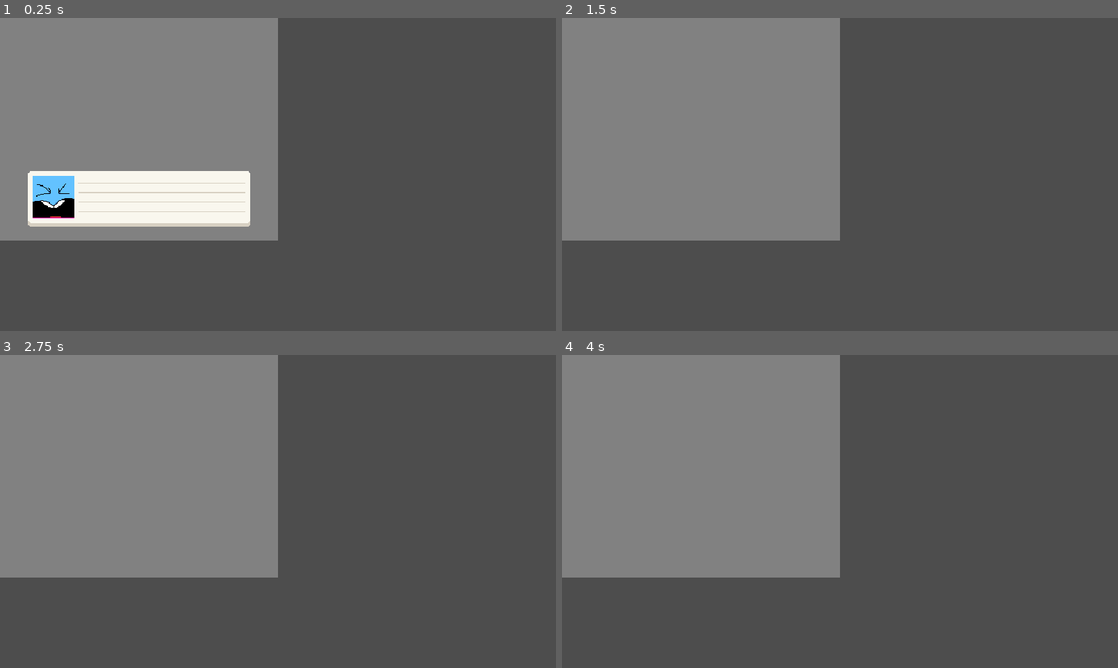
Above: before the commit, frames 1-4 (two rows, left to right).
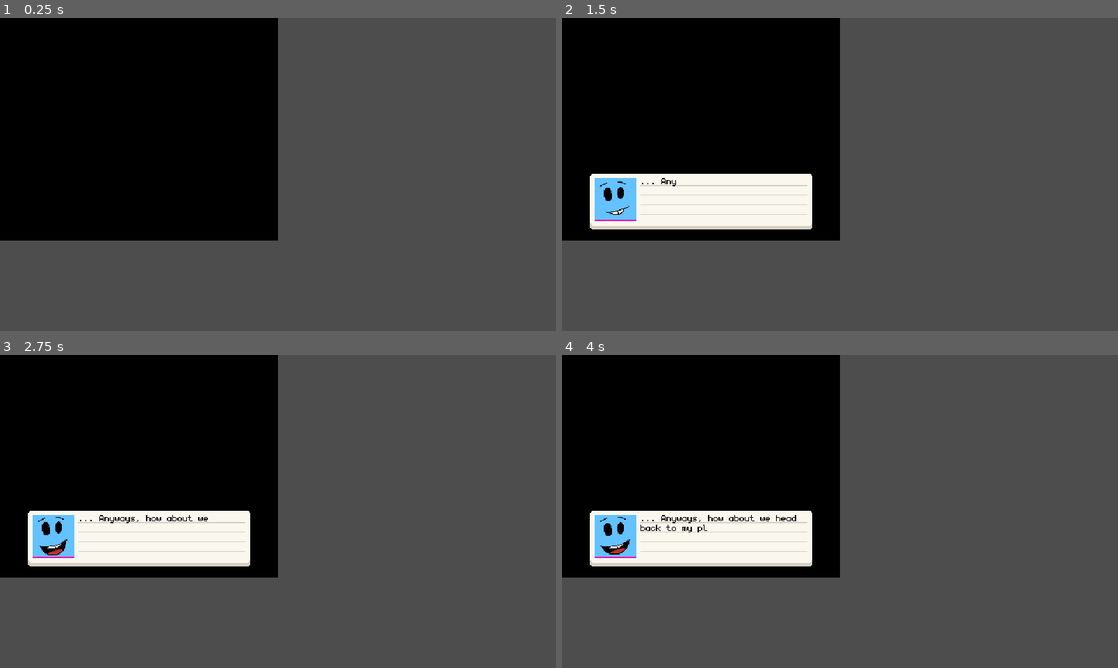
Above: after the commit, the same moments.

Repository: Sciman101/Chatty
Game: Godot game, scene res://scene/chatty_player.tscn
The game is run twice, just before and just after one commit, with the same random seed, the same clock (stepped at 60 frames per second) and the same inputs.
Inputs (mouse positions are in pixels of both pictures, inside the frame that each line leads up to):
- Up to frame 1 (0.25 s): no input
- Up to frame 2 (1.5 s): move the mouse to (962, 158) at 0.52 s; press the mouse at (962, 158) at 0.53 s; move the mouse to (728, 190) at 1.27 s; release the mouse at (728, 190) at 1.28 s; click (728, 190) at 1.35 s
- Up to frame 3 (2.75 s): tap Enter at 2 s; move the mouse to (333, 442) at 2.02 s; press the mouse at (333, 442) at 2.03 s
- Up to frame 4 (4 s): tap Space at 2.75 s; move the mouse to (812, 574) at 2.77 s; release the mouse at (812, 574) at 2.78 s; click (812, 574) at 2.85 s; tap Enter at 3.5 s; move the mouse to (1006, 558) at 3.52 s; press the mouse at (1006, 558) at 3.53 s

The runs differ from the first frame. In frame 1, 35% of the frame differs, in the area x 0-50%, y 0-72%; in frame 2, 36%; in frame 3, 36%; in frame 4, 36%.
Error after the commit: Invalid assignment of property or key 'playback_speed' with value of type 'float' on a base object of type 'AnimationPlayer'. (res://scripts/chatty/background_…

Commit message:
added bg control

Diff:
--- a/project.godot
+++ b/project.godot
@@ -27,7 +27,7 @@
 
 [autoload]
 
-SpeakerLoader="*res://scripts/chatty/speaker_loader.gd"
+AssetHandler="*res://scripts/chatty/asset_handler.gd"
 ChattyParser="*res://scripts/chatty/chatty_parser.gd"
 
 [display]
--- a/scene/chatty_player.tscn
+++ b/scene/chatty_player.tscn
@@ -1,7 +1,142 @@
-[gd_scene load_steps=3 format=3 uid="uid://delotll1ag66s"]
-
+[gd_scene load_steps=12 format=3 uid="uid://delotll1ag66s"]
+
+[ext_resource type="Texture2D" uid="uid://g2u6a184qv08" path="res://graphics/backgrounds/white.png" id="1_al3ex"]
 [ext_resource type="PackedScene" uid="uid://6mmv842l2nqv" path="res://scene/speech_bubble.tscn" id="1_gg5w2"]
-[ext_resource type="Script" path="res://scripts/chatty/chatty_player.gd" id="1_s8fyu"]
+[ext_resource type="Script" path="res://scripts/chatty/background_handler.gd" id="1_h6rm1"]
+[ext_resource type="Script" path="res://scripts/chatty/chatty_player.gd" id="1_vdit5"]
+[ext_resource type="Texture2D" uid="uid://cwvngy6xb4dub" path="res://graphics/backgrounds/black.png" id="4_8r503"]
+
+[sub_resource type="Animation" id="Animation_povfc"]
+resource_name = "fade"
+tracks/0/type = "value"
+tracks/0/imported = false
+tracks/0/enabled = true
+tracks/0/path = NodePath("TempBg:modulate:a")
+tracks/0/interp = 1
+tracks/0/loop_wrap = true
+tracks/0/keys = {
+"times": PackedFloat32Array(0, 1),
+"transitions": PackedFloat32Array(1, 1),
+"update": 0,
+"values": [1.0, 0.0]
+}
+
+[sub_resource type="Animation" id="Animation_3rh1o"]
+resource_name = "slide_right"
+tracks/0/type = "value"
+tracks/0/imported = false
+tracks/0/enabled = true
+tracks/0/path = NodePath("CurrentBg:position")
+tracks/0/interp = 1
+tracks/0/loop_wrap = true
+tracks/0/keys = {
+"times": PackedFloat32Array(0, 1),
+"transitions": PackedFloat32Array(1, 1),
+"update": 0,
+"values": [Vector2(-320, 0), Vector2(0, 0)]
+}
+tracks/1/type = "value"
+tracks/1/imported = false
+tracks/1/enabled = true
+tracks/1/path = NodePath("TempBg:position")
+tracks/1/interp = 1
+tracks/1/loop_wrap = true
+tracks/1/keys = {
+"times": PackedFloat32Array(0, 1),
+"transitions": PackedFloat32Array(1, 1),
+"update": 0,
+"values": [Vector2(0, 0), Vector2(320, 0)]
+}
+
+[sub_resource type="Animation" id="Animation_ho7wf"]
+resource_name = "slide_left"
+tracks/0/type = "value"
+tracks/0/imported = false
+tracks/0/enabled = true
+tracks/0/path = NodePath("CurrentBg:position")
+tracks/0/interp = 1
+tracks/0/loop_wrap = true
+tracks/0/keys = {
+"times": PackedFloat32Array(0, 1),
+"transitions": PackedFloat32Array(1, 1),
+"update": 0,
+"values": [Vector2(320, 0), Vector2(0, 0)]
+}
+tracks/1/type = "value"
+tracks/1/imported = false
+tracks/1/enabled = true
+tracks/1/path = NodePath("TempBg:position")
+tracks/1/interp = 1
+tracks/1/loop_wrap = true
+tracks/1/keys = {
+"times": PackedFloat32Array(0, 1),
+"transitions": PackedFloat32Array(1, 1),
+"update": 0,
+"values": [Vector2(0, 0), Vector2(-320, 0)]
+}
+
+[sub_resource type="Animation" id="Animation_o1eex"]
+resource_name = "slide_up"
+tracks/0/type = "value"
+tracks/0/imported = false
+tracks/0/enabled = true
+tracks/0/path = NodePath("CurrentBg:position")
+tracks/0/interp = 1
+tracks/0/loop_wrap = true
+tracks/0/keys = {
+"times": PackedFloat32Array(0, 1),
+"transitions": PackedFloat32Array(1, 1),
+"update": 0,
+"values": [Vector2(0, 256), Vector2(0, 0)]
+}
+tracks/1/type = "value"
+tracks/1/imported = false
+tracks/1/enabled = true
+tracks/1/path = NodePath("TempBg:position")
+tracks/1/interp = 1
+tracks/1/loop_wrap = true
+tracks/1/keys = {
+"times": PackedFloat32Array(0, 1),
+"transitions": PackedFloat32Array(1, 1),
+"update": 0,
+"values": [Vector2(0, 0), Vector2(0, -256)]
+}
+
+[sub_resource type="Animation" id="Animation_mgmlb"]
+resource_name = "slide_down"
+tracks/0/type = "value"
+tracks/0/imported = false
+tracks/0/enabled = true
+tracks/0/path = NodePath("CurrentBg:position")
+tracks/0/interp = 1
+tracks/0/loop_wrap = true
+tracks/0/keys = {
+"times": PackedFloat32Array(0, 1),
+"transitions": PackedFloat32Array(1, 1),
+"update": 0,
+"values": [Vector2(0, 256), Vector2(0, 0)]
+}
+tracks/1/type = "value"
+tracks/1/imported = false
+tracks/1/enabled = true
+tracks/1/path = NodePath("TempBg:position")
+tracks/1/interp = 1
+tracks/1/loop_wrap = true
+tracks/1/keys = {
+"times": PackedFloat32Array(0, 1),
+"transitions": PackedFloat32Array(1, 1),
+"update": 0,
+"values": [Vector2(0, 0), Vector2(0, -256)]
+}
+
+[sub_resource type="AnimationLibrary" id="AnimationLibrary_6r0u6"]
+_data = {
+"fade": SubResource("Animation_povfc"),
+"slide_down": SubResource("Animation_mgmlb"),
+"slide_left": SubResource("Animation_ho7wf"),
+"slide_right": SubResource("Animation_3rh1o"),
+"slide_up": SubResource("Animation_o1eex")
+}
 
 [node name="ChattyPlayer" type="Control"]
 clip_contents = true
@@ -9,19 +144,63 @@
 anchors_preset = 0
 offset_right = 320.0
 offset_bottom = 256.0
-script = ExtResource("1_s8fyu")
-script_text = "#label1
-jnfr [t=0.1, nopause]: Am I annoying you yet???
->goto label1"
-
-[node name="Fill" type="ColorRect" parent="."]
+script = ExtResource("1_vdit5")
+script_text = ">bg black
+>wait 0.5
+>bg windowsxp fade 0.5
+jnfr: ... Anyways, how about we head back to my place?
+ru_b: Sure! I've been curious what your apartment is like.
+>disappear
+>bg den slide_right 0.75
+ru_b: ......
+jnfr, smug: Welcome to my [wave]Epic Gamer Den[/wave]
+ru_b [t=2]: ......
+jnfr, smug:  At a loss for words?
+ru_b: JNFR this is.... [shake]horrible.
+jnfr, angry: Oh, come on, it's not THAT bad.
+ru_b: You don't EAT. Why is there [shake]FOOD[/shake] in here????
+jnfr: I tried doing doordash for a bit.
+>bg dencup
+ru_b: Wh- were you DRINKING from this?
+ru_b: The inside is... sticky???
+jnfr, angry: Drin- Ru-b. I'm a robot, of course I wasn't drinking from that.
+jnfr: I was using it to hold coolant!
+ru_b: WHY IS YOUR COOLANT STICKY."
+
+[node name="Background" type="Control" parent="."]
 layout_mode = 1
 anchors_preset = 15
 anchor_right = 1.0
 anchor_bottom = 1.0
 grow_horizontal = 2
 grow_vertical = 2
-color = Color(0.505882, 0.505882, 0.505882, 1)
+script = ExtResource("1_h6rm1")
+
+[node name="BackroundAnimations" type="AnimationPlayer" parent="Background"]
+libraries = {
+"": SubResource("AnimationLibrary_6r0u6")
+}
+
+[node name="CurrentBg" type="TextureRect" parent="Background"]
+layout_mode = 1
+anchors_preset = 15
+anchor_right = 1.0
+anchor_bottom = 1.0
+offset_top = 256.0
+offset_bottom = 256.0
+grow_horizontal = 2
+grow_vertical = 2
+texture = ExtResource("1_al3ex")
+
+[node name="TempBg" type="TextureRect" parent="Background"]
+visible = false
+layout_mode = 1
+anchors_preset = 15
+anchor_right = 1.0
+anchor_bottom = 1.0
+grow_horizontal = 2
+grow_vertical = 2
+texture = ExtResource("4_8r503")
 
 [node name="SpeechBubble" parent="." instance=ExtResource("1_gg5w2")]
 position = Vector2(160, 210)
--- /dev/null
+++ b/scripts/chatty/asset_handler.gd
@@ -0,0 +1,15 @@
+extends Node
+
+var speakers = {
+	jnfr = preload("res://speakers/speaker_jnfr.tres"),
+	ru_b = preload("res://speakers/speaker_ru_b.tres"),
+	iekika = preload("res://speakers/speaker_iekika.tres"),
+}
+
+var backgrounds = {
+	white = preload("res://graphics/backgrounds/white.png"),
+	black = preload("res://graphics/backgrounds/black.png"),
+	windowsxp = preload("res://graphics/backgrounds/windowsxp.png"),
+	den = preload("res://graphics/backgrounds/gamer_den.png"),
+	dencup = preload("res://graphics/backgrounds/gamer_den_cup.png"),
+}
--- /dev/null
+++ b/scripts/chatty/background_handler.gd
@@ -0,0 +1,42 @@
+extends Control
+
+const DEFAULT_TRANSITION_DURATION := 1
+
+@onready var current_bg : TextureRect = $CurrentBg
+@onready var temp_bg : TextureRect = $TempBg
+@onready var transitions : AnimationPlayer = $BackroundAnimations
+
+func _ready():
+	current_bg.position = Vector2.ZERO
+	temp_bg.position = Vector2.ZERO
+	current_bg.modulate = Color.WHITE
+	temp_bg.modulate = Color.WHITE
+	temp_bg.visible = false
+
+func transition_background(args) -> void:
+
+	var next = '' if args.size() < 1 else args[0]
+	var animation = '' if args.size() < 2 else args[1]
+	var duration = -1 if args.size() < 3 else args[2].to_float()
+	var async = false if args.size() < 4 else args[3] == 'async'
+
+	if next == '': return
+
+	temp_bg.texture = current_bg.texture
+	temp_bg.visible = false
+	temp_bg.modulate = Color.WHITE
+	temp_bg.position = Vector2.ZERO
+
+	if AssetHandler.backgrounds.has(next):
+		current_bg.texture = AssetHandler.backgrounds[next]
+	else:
+		push_error("No such background '%s'!" % [next])
+		return
+
+	if animation != '':
+		if duration <= 0: duration = 1
+		temp_bg.visible = true
+		transitions.playback_speed = 1.0/duration
+		transitions.play(animation)
+		if not async:
+			await transitions.animation_finished
--- a/scripts/chatty/chatty_player.gd
+++ b/scripts/chatty/chatty_player.gd
@@ -1,6 +1,7 @@
 extends Control
 
 @onready var speech_bubble = $SpeechBubble
+@onready var bg_handler = $Background
 var _speech_bubble_positions = {}
 
 var current_script = null
@@ -43,13 +44,17 @@
 	match event.type:
 		&'dialouge':
 			await _run_dialouge_event(event)
-		&'instruction':
-			await _run_instruction_event(event)
+		&'command':
+			await _run_command_event(event)
 		&'label':
 			pass # Labels do nothing. this is just here for completeness
 
 func _run_dialouge_event(event) -> void:
 	# Show speech bubble, if it's not present already
+	speech_bubble.set_speaker(event.speaker)
+	speech_bubble.set_speaker_animation(event.animation_name)
+	speech_bubble.set_dialouge(event.dialouge)
+
 	if not speech_bubble.is_bubble_visible():
 		await speech_bubble.appear()
 	await speech_bubble.present(event)
@@ -57,8 +62,44 @@
 	if not (event.flags.has('nopause') or event.flags.has('np')):
 		await _wait_for_input()
 
-func _run_instruction_event(event) -> void:
-	pass
+func _run_command_event(event) -> void:
+	var cmd = event.cmd_name
+	var args = event.args
+	print(cmd)
+	match cmd:
+
+		'goto':
+			if args.size() >= 1:
+				_goto_label(args[0])
+
+		'gotor':
+			if args.size() >= 1:
+				_goto_label(args.pick_random())
+
+		'wait':
+			if args.size() >= 1:
+				var duration = args[0].to_float()
+				await get_tree().create_timer(duration).timeout
+
+		'bg':
+			await bg_handler.transition_background(args)
+
+		'appear':
+			if not speech_bubble.is_bubble_visible():
+				if args.size() > 0 and args[0] == 'now':
+					speech_bubble.appearImmediate()
+				else:
+					await speech_bubble.appear()
+
+		'disappear':
+			if speech_bubble.is_bubble_visible():
+				if args.size() > 0 and args[0] == 'now':
+					speech_bubble.disappearImmediate()
+				else:
+					await speech_bubble.disappear()
+
+func _goto_label(label_string:String) -> void:
+	script_event_index = current_script.label_indices[label_string] - 1
 
 func interrupt_script() -> void:
 	interrupt = true
--- a/scripts/chatty/speaker_loader.gd
+++ /dev/null
@@ -1,7 +0,0 @@
-extends Node
-
-var speakers = {
-	jnfr = preload("res://speakers/speaker_jnfr.tres"),
-	ru_b = preload("res://speakers/speaker_ru_b.tres"),
-	iekika = preload("res://speakers/speaker_iekika.tres"),
-}
--- a/scripts/chatty/speech_bubble.gd
+++ b/scripts/chatty/speech_bubble.gd
@@ -51,6 +51,7 @@
 
 	await tween.finished
 	graphic.visible = false
+	dialouge_label.text = ''
 
 func appearImmediate() -> void:
 	graphic.visible = true
@@ -59,6 +60,7 @@
 	graphic.modulate = Color.WHITE
 
 func disappearImmediate() -> void:
+	dialouge_label.text = ''
 	graphic.visible = false
 
 func stop_dialouge() -> void:
@@ -79,10 +81,6 @@
 		push_error('Attempting to run a non-dialouge event on a speech bubble!')
 		return
 
-	set_speaker(event.speaker)
-	set_speaker_animation(event.animation_name)
-	set_dialouge(event.dialouge)
-
 	advance_arrow.visible = false
 	is_presenting = true
 	portrait.frame = 0
@@ -98,7 +96,6 @@
 	# Other flags
 	if not flags.has('noanimate') and not flags.has('na'):
 		portrait.play()
-	print(flags)
 	var play_sound = not flags.has('nosound') and not flags.has('ns')
 
 	for i in range(num_characters):
@@ -132,8 +129,8 @@
 
 func set_speaker(new_speaker) -> bool:
 	if new_speaker is String:
-		if SpeakerLoader.speakers.has(new_speaker):
-			new_speaker = SpeakerLoader.speakers[new_speaker]
+		if AssetHandler.speakers.has(new_speaker):
+			new_speaker = AssetHandler.speakers[new_speaker]
 		else:
 			return false
 
--- a/speakers/speaker_jnfr.tres
+++ b/speakers/speaker_jnfr.tres
@@ -55,6 +55,18 @@
 atlas = ExtResource("1_q2b7s")
 region = Rect2(96, 96, 48, 48)
 
+[sub_resource type="AtlasTexture" id="AtlasTexture_e0t1x"]
+atlas = ExtResource("1_q2b7s")
+region = Rect2(0, 192, 48, 48)
+
+[sub_resource type="AtlasTexture" id="AtlasTexture_7v48h"]
+atlas = ExtResource("1_q2b7s")
+region = Rect2(48, 192, 48, 48)
+
+[sub_resource type="AtlasTexture" id="AtlasTexture_ywpd5"]
+atlas = ExtResource("1_q2b7s")
+region = Rect2(96, 192, 48, 48)
+
 [sub_resource type="AudioStreamRandomizer" id="AudioStreamRandomizer_26waf"]
 streams_count = 4
 random_pitch = 1.2
@@ -89,6 +101,11 @@
 "loop": true,
 "name": &"shocked",
 "speed": 8.0
+}, {
+"frames": [SubResource("AtlasTexture_e0t1x"), SubResource("AtlasTexture_7v48h"), SubResource("AtlasTexture_ywpd5")],
+"loop": true,
+"name": &"smug",
+"speed": 8.0
 }]
 script = ExtResource("1_4nxmd")
 speaker_name = "JNFR"
Binary file added: graphics/backgrounds/black.png
Not shown, added: graphics/backgrounds/black.png.import
Binary file added: graphics/backgrounds/gamer_den.png
Not shown, added: graphics/backgrounds/gamer_den.png.import
Binary file added: graphics/backgrounds/gamer_den_cup.png
Not shown, added: graphics/backgrounds/gamer_den_cup.png.import
Binary file added: graphics/backgrounds/white.png
Not shown, added: graphics/backgrounds/white.png.import
Binary file added: graphics/backgrounds/windowsxp.png
Not shown, added: graphics/backgrounds/windowsxp.png.import
Binary file changed: graphics/jnfr_talksprite.png
Not shown: 1 places in speakers/speaker_jnfr.tres that only renumber resources
